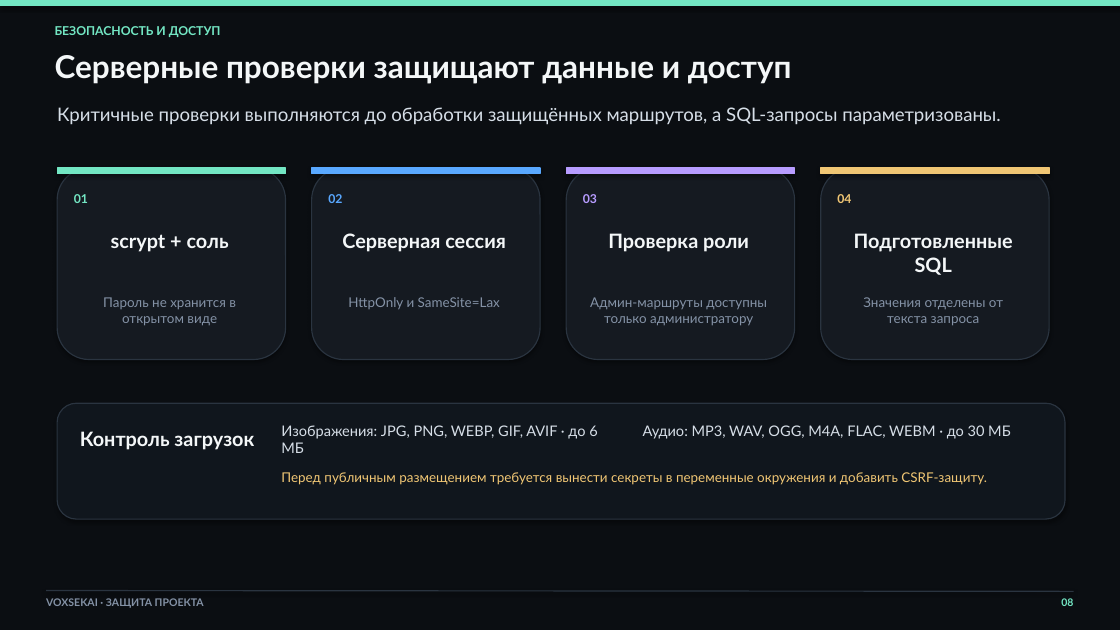
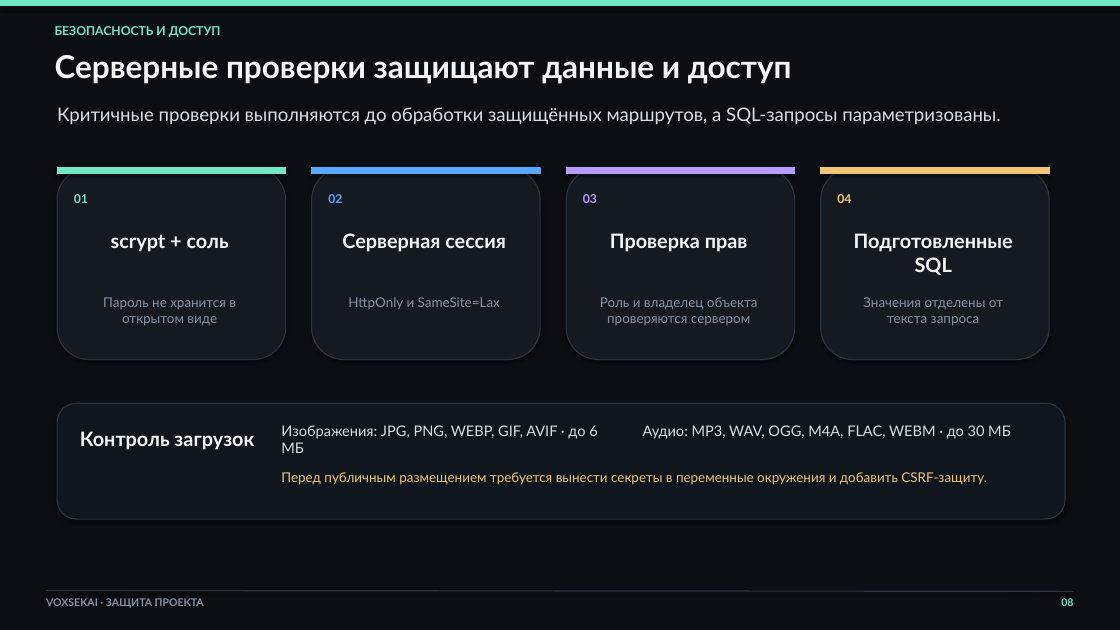
Before and after one commit to Yoshimru/voxsekai, a slide deck: slide 8 of reports/Презентация VoxSekai.pptx. Drawn at 1120x630 pixels with LibreOffice and Linux fonts; fonts in the diff are those of the drawing. Boxes give left, top, right and bottom in pixels: in the first picture for what was removed or moved away, otherwise in the second. Text is boxed around its words. In the diff, an @@ line names an element or a change of style, - is before the commit and + after.

```diff
--- a/reports/Презентация VoxSekai.pptx
+++ b/reports/Презентация VoxSekai.pptx
@@ text at [610,233,748,252]: text changed @@
-Проверка роли
+Проверка прав
@@ text at [600,297,757,325]: text changed @@
-Админ-маршруты доступны только администратору
+Роль и владелец объекта проверяются сервером
```
Also in this commit, not shown: 5 other slides changed, 7 other files.
